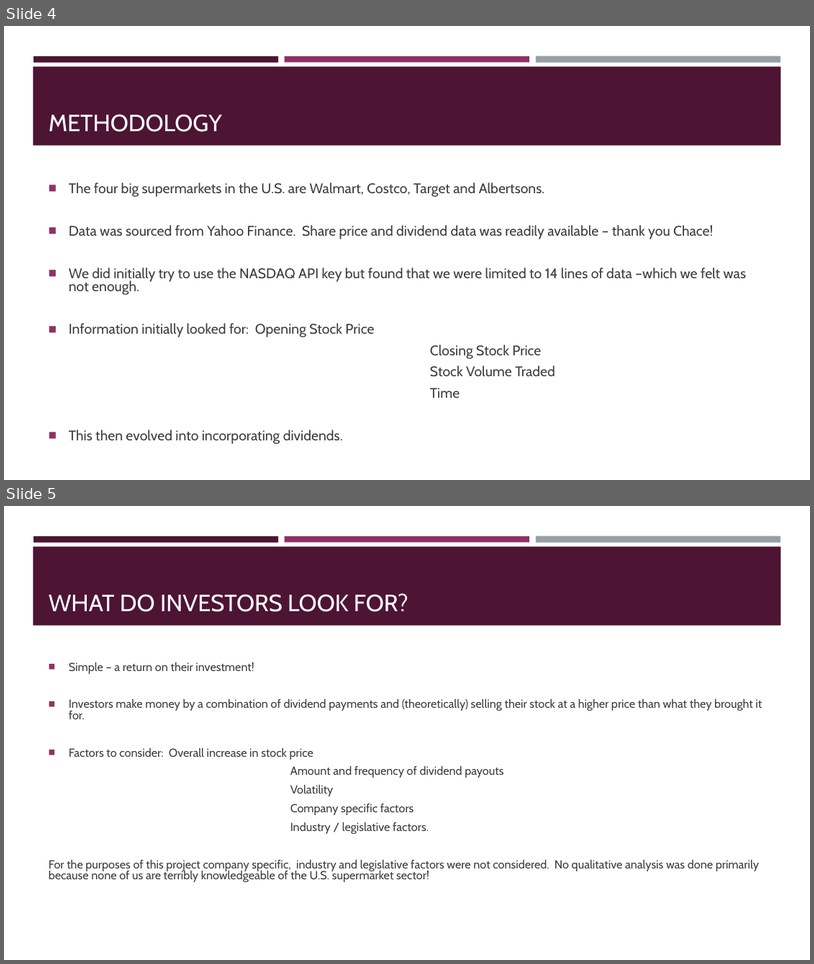
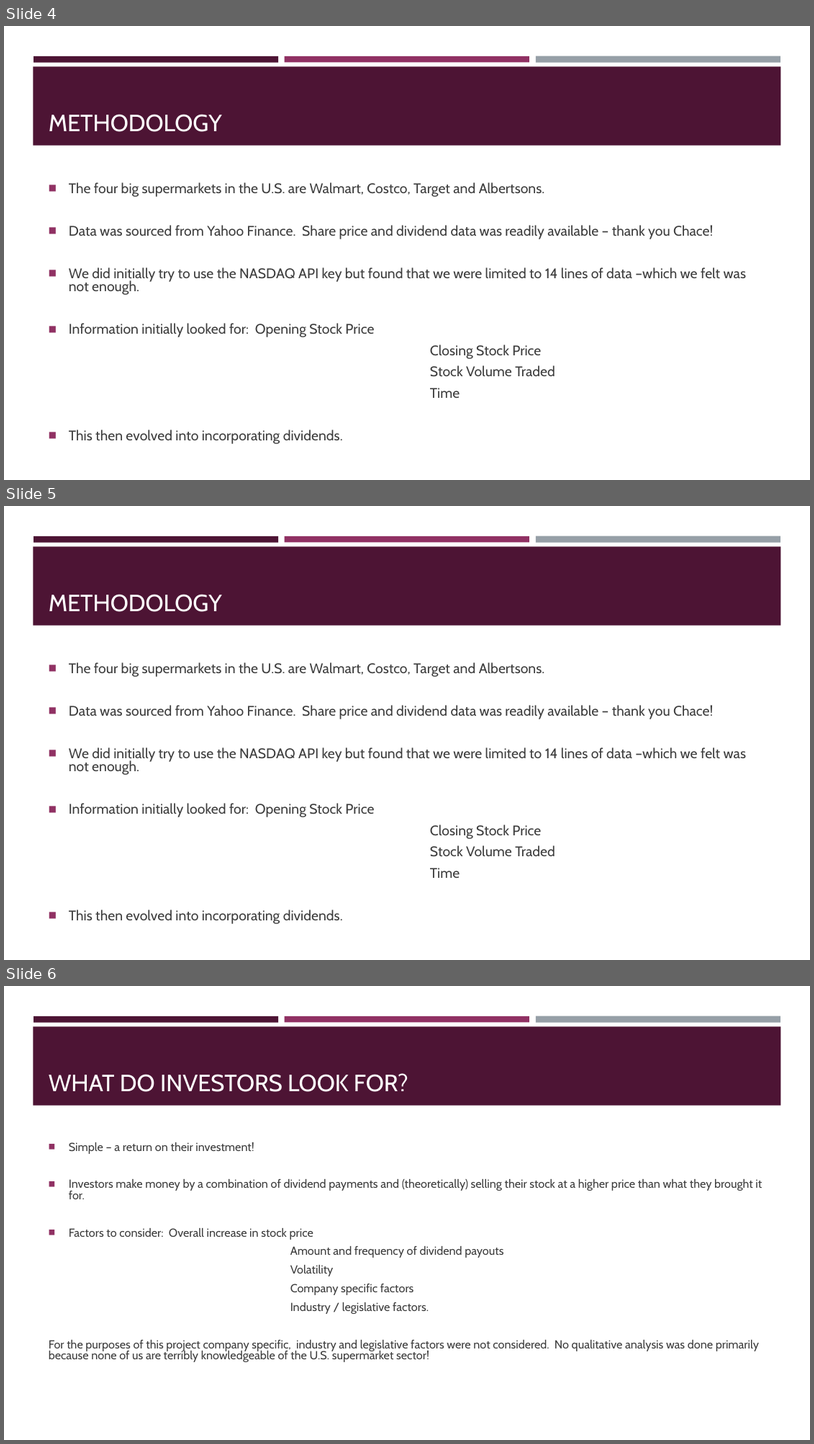
Before and after one commit to drchid1/Team-Project-Group-3---Finance-, a slide deck: presentation/Group 3 – FINANCIAL ANALYSIS.pptx. Shown one above the other, each under a label of ours: slides 4 and 5 before the commit, slides 4, 5 and 6 after it. The pictures are 814x964 and 814x1444 pixels, drawn with LibreOffice and Linux fonts; fonts in the diff are those of the drawing. Boxes give left, top, right and bottom in pixels: in the first picture for what was removed or moved away, otherwise in the second. Text is boxed around its words. In the diff, an @@ line names an element or a change of style, - is before the commit and + after.

```diff
--- a/presentation/Group 3 – FINANCIAL ANALYSIS.pptx
+++ b/presentation/Group 3 – FINANCIAL ANALYSIS.pptx
@@ slide 5 added at (x1=4, y1=506, x2=810, y2=960), background #FFFFFF; not listed: 4 template elements that a slide beside it also shows @@
@@ title added at (x1=49, y1=594, x2=222, y2=612), 28 pt, text #FFFFFF @@
+METHODOLOGY
@@ text added at (x1=69, y1=662, x2=746, y2=924), 16.6 pt, text #3D3D3D @@
+◼ The four big supermarkets in the U.S. are Walmart, Costco, Target and Albertsons.
+◼ Data was sourced from Yahoo Finance. Share price and dividend data was readily available – thank you Chace!
+◼ We did initially try to use the NASDAQ API key but found that we were limited to 14 lines of data –which we felt was not enough.
+◼ Information initially looked for: Opening Stock Price
+Closing Stock Price
+Stock Volume Traded
+Time
+◼ This then evolved into incorporating dividends.
@@ what was slide 5 is now slide 6 @@
```
Also in this commit, not shown: 1 slide changed, 1 other slide added.
